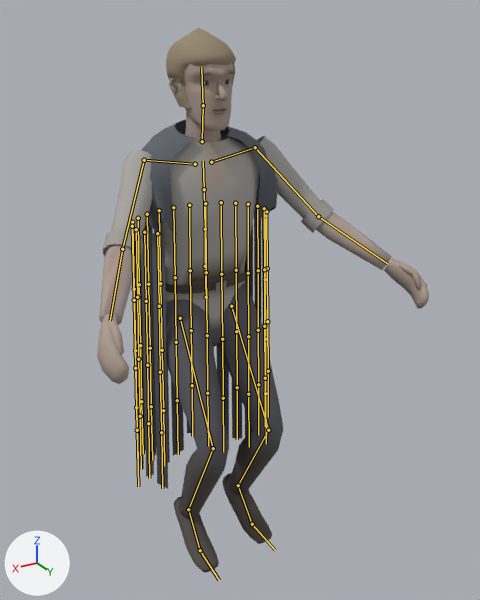
The glTF model assets/models/characters/kelsier.glb, before and after one commit.
The view is the same before and after, from a 50 mm lens placed at (0.968, 1.836, 1.958), pointed at (-0.064, 0.116, 1.098). Every picture has the same lights, and +X, +Y and +Z are marked at lower left. The picture after the commit comes second. Both versions are drawn at frame 11 of the action 'jump'; the numbers are the values there. The bones that change, and the others that lie on the model, are drawn over the model as lines.

Objects in the first picture: 'Kelsier'.
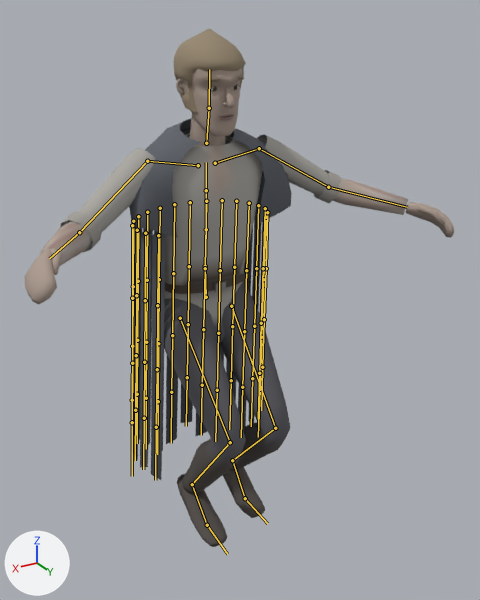
What the commit changed:
Bone 'Spine' (bone_spine) turns from (1, 0, 0) to (2, 0, 0) degrees about its own x, y and z.
Bone 'Chest' (bone_chest) turns from (1, 0, 0) to (3, 0, 0) degrees about its own x, y and z.
Bone 'UpperChest' (bone_upperchest) turns from (1, 0, 0) to (3, 0, 0) degrees about its own x, y and z.
Bone 'RightUpperArm' (bone_rightupperarm) turns from (41, 20, 19) to (26, 32, -6) degrees about its own x, y and z.
Bone 'RightLowerArm' (bone_rightlowerarm) turns from (16, 0, 0) to (45, 0, 0) degrees about its own x, y and z.
Bone 'LeftUpperArm' (bone_leftupperarm) turns from (36, -18, -17) to (14, -22, 16) degrees about its own x, y and z.
Bone 'LeftLowerArm' (bone_leftlowerarm) turns from (14, 0, 0) to (35, 0, 0) degrees about its own x, y and z.
Bone 'RightUpperLeg' (bone_rightupperleg) turns from (28, 0, 0) to (47, 0, 0) degrees about its own x, y and z.
Bone 'RightLowerLeg' (bone_rightlowerleg) turns from (-51, 0, 0) to (-82, 0, 0) degrees about its own x, y and z.
Bone 'RightFoot' (bone_rightfoot) turns from (-2, 0, 0) to (24, 1, 1) degrees about its own x, y and z.
Bone 'RightToes' (bone_righttoes) turns from (23, 1, 0) to (9, 0, 0) degrees about its own x, y and z.
Bone 'LeftUpperLeg' (bone_leftupperleg) turns from (31, 0, 0) to (38, 0, 0) degrees about its own x, y and z.
Bone 'LeftLowerLeg' (bone_leftlowerleg) turns from (-57, 0, 0) to (-77, 0, 0) degrees about its own x, y and z.
Bone 'LeftFoot' (bone_leftfoot) turns from (1, 0, 0) to (9, 0, -1) degrees about its own x, y and z.
Bone 'LeftToes' (bone_lefttoes) turns from (23, -1, 0) to (27, -1, 0) degrees about its own x, y and z.

Where the change shows, as pixel boxes [x1, y1, x2, y2] in the pictures (480 x 600 px):
'Kelsier', posed (29% wider)
    before: [97, 28, 429, 572]
    after: [24, 29, 454, 547]
bone 'Spine', root to tip
    before: (205, 266) to (205, 229)
    after: (205, 266) to (206, 229)
bone 'Chest', root to tip
    before: (205, 229) to (204, 189)
    after: (206, 229) to (206, 190)
bone 'UpperChest', root to tip
    before: (204, 189) to (203, 161)
    after: (206, 190) to (206, 162)
bone 'RightUpperArm', root to tip
    before: (144, 160) to (122, 249)
    after: (147, 161) to (79, 232)
bone 'RightLowerArm', root to tip
    before: (122, 249) to (110, 320)
    after: (79, 232) to (49, 258)
bone 'LeftUpperArm', root to tip
    before: (255, 147) to (318, 216)
    after: (259, 148) to (328, 187)
bone 'LeftLowerArm', root to tip
    before: (318, 216) to (388, 264)
    after: (328, 187) to (407, 207)
bone 'RightUpperLeg', root to tip
    before: (180, 318) to (213, 448)
    after: (180, 318) to (230, 442)
bone 'RightLowerLeg', root to tip
    before: (213, 448) to (188, 509)
    after: (230, 442) to (192, 484)
bone 'RightFoot', root to tip
    before: (188, 509) to (200, 550)
    after: (192, 484) to (207, 525)
bone 'RightToes', root to tip
    before: (200, 550) to (219, 580)
    after: (207, 525) to (227, 554)
bone 'LeftUpperLeg', root to tip
    before: (231, 306) to (268, 430)
    after: (231, 306) to (275, 428)
bone 'LeftLowerLeg', root to tip
    before: (268, 430) to (238, 485)
    after: (275, 428) to (232, 460)
bone 'LeftFoot', root to tip
    before: (238, 485) to (252, 524)
    after: (232, 460) to (245, 498)
bone 'LeftToes', root to tip
    before: (252, 524) to (275, 550)
    after: (245, 498) to (267, 523)
